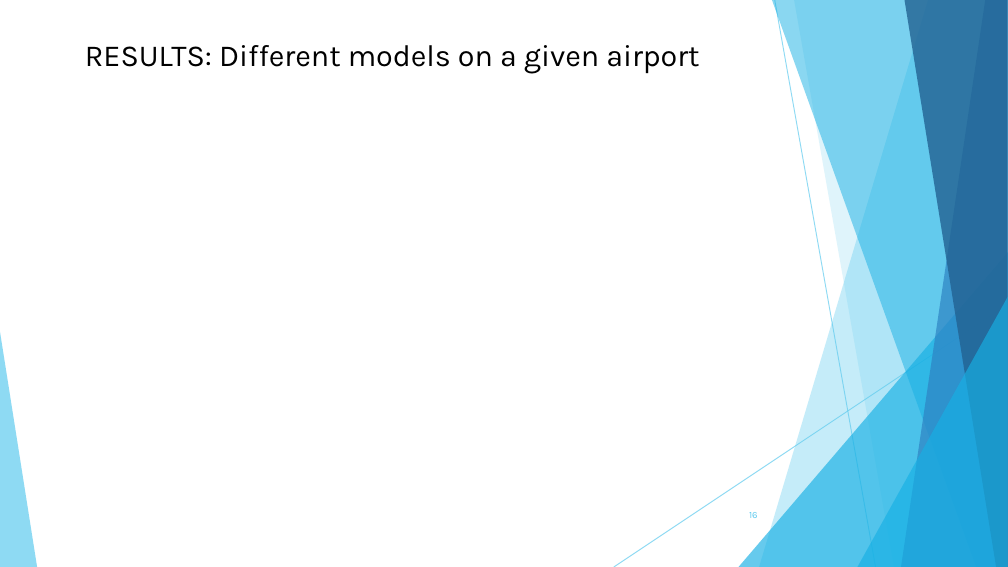
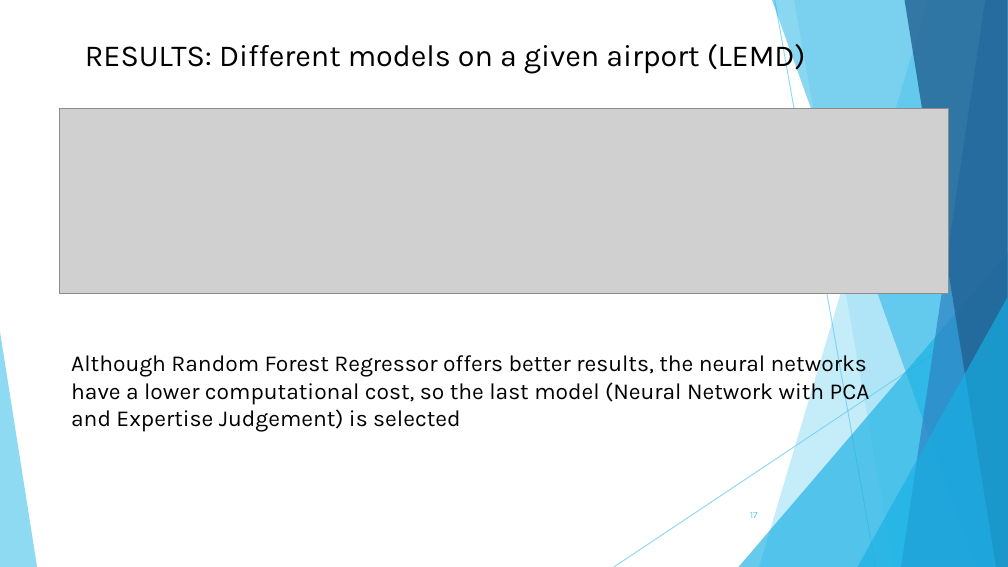
Before and after one commit to AlvaroRevi/Turnaround_TFM, a slide deck: slide 17 of PresentacionTFM.pptx (slide 16 before the commit). Drawn at 1008x567 pixels with LibreOffice and Linux fonts; fonts in the diff are those of the drawing; grey boxes stand for pictures. Boxes give left, top, right and bottom in pixels: in the first picture for what was removed or moved away, otherwise in the second. Text is boxed around its words. In the diff, an @@ line names an element or a change of style, - is before the commit and + after.

```diff
--- a/PresentacionTFM.pptx
+++ b/PresentacionTFM.pptx
@@ title at box(85, 39, 806, 74): text changed @@
-RESULTS: Different models on a given airport
+RESULTS: Different models on a given airport (LEMD)
@@ picture added at box(59, 108, 948, 292) @@
@@ text added at box(71, 351, 870, 432), 18 pt, text #000000 @@
+Although Random Forest Regressor offers better results, the neural networks have a lower computational cost, so the last model (Neural Network with PCA and Expertise Judgement) is selected
@@ page number at box(750, 512, 758, 518): text changed @@
-16
+17
```
Also in this commit, not shown: 8 other slides changed, 3 slides added.
